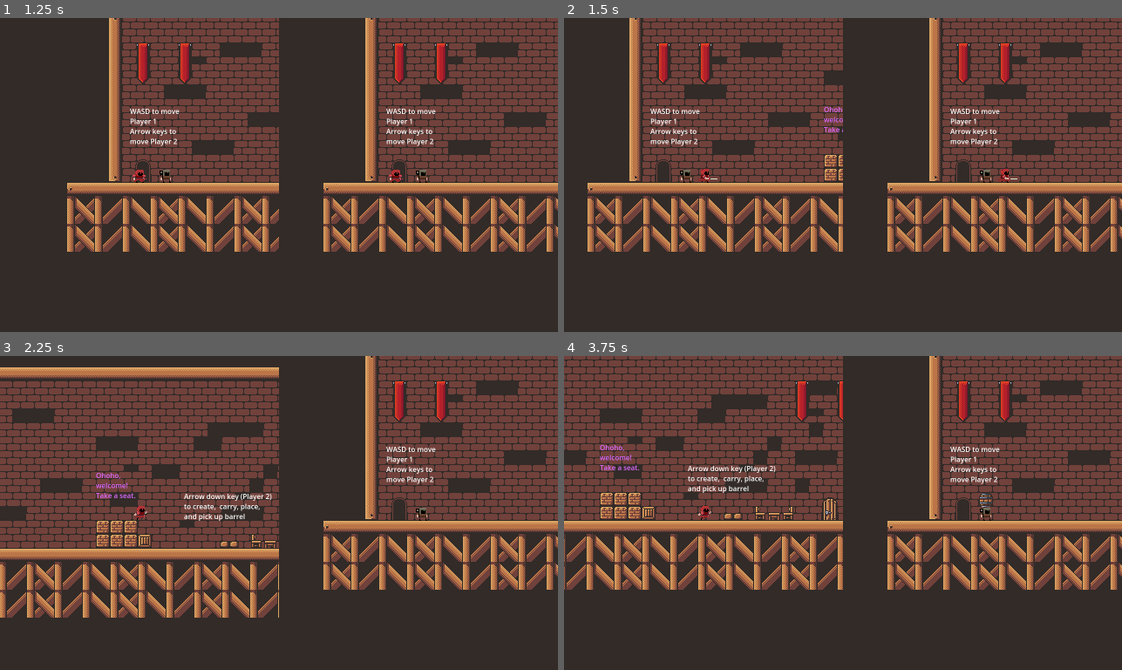
Above: before the commit, frames 1-4 (two rows, left to right).
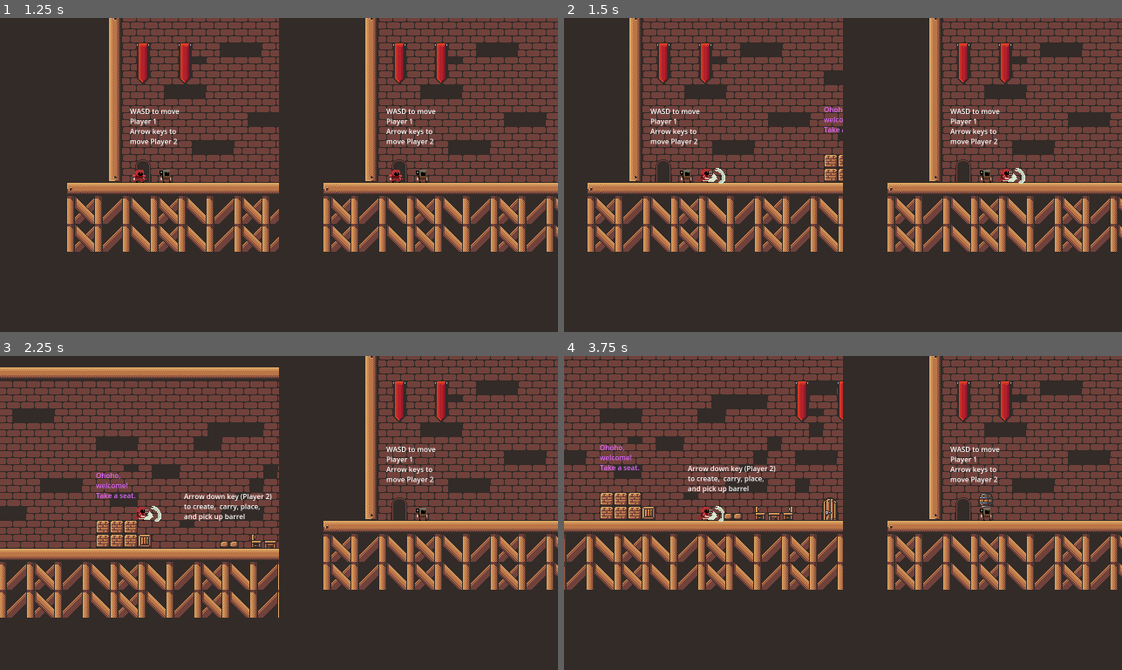
Above: after the commit, the same moments.

Repository: Darr3n2GG/Puzzle-Knights-2P-
Game: Godot game, scene res://Scenes/Main Menu/main_menu.tscn
The game is run twice, just before and just after one commit, with the same random seed, the same clock (stepped at 60 frames per second) and the same inputs. Sound files missing from this copy of the repository are replaced by a short silence.
Inputs:
- Up to frame 1 (1.25 s): click "Start Game" at 0.5 s
- Up to frame 2 (1.5 s): tap Enter at 1.25 s; hold D (1Right) from 1.28 s (still down); tap C (1Attack) at 1.35 s
- Up to frame 3 (2.25 s): keep holding D (1Right); tap W (1Up) at 1.52 s; tap C (1Attack) at 2.1 s
- Up to frame 4 (3.75 s): tap W (1Up) at 2.27 s; release D (1Right) at 2.78 s; hold A (1Left) 2.78-3.53 s; tap Down (2PlaceOrCarry) at 2.85 s; tap C (1Attack) at 3.05, 3.6 s; hold D (1Right) from 3.53 s (still down)

Frame 1 is identical in both runs. In frame 2, 0.1% of the frame differs, in the area x 24-83%, y 47-53%; in frame 3, 0.1%; in frame 4, 0.1%.
Error in both runs: Cannot call method 'get_child' on a null value. (res://Resources/Global.gd:15)

Commit message:
failed gpu particle experimentation
-added slash particle effect (will not use for now)
-tweaked script of player and main menu
-fixed issue where attack animation would keep running even though attack frames have ended

Diff:
--- a/Characters/Players/Player 1/P1_Attack.gd
+++ b/Characters/Players/Player 1/P1_Attack.gd
@@ -11,7 +11,7 @@
 	hurtbox.monitoring = false
 
 func _physics_process(_delta) -> void:
-	if Input.is_action_just_pressed("1Attack") and attack_cooldown.is_stopped(): #haha bug fixed
+	if Input.is_action_just_pressed("1Attack") and attack_cooldown.is_stopped() and is_attacking.is_stopped(): #haha bug fixed
 		get_parent().is_attacking = true
 		hurtbox.monitoring = true
 		is_attacking.start()
--- a/Characters/Players/Player 1/player_1.tscn
+++ b/Characters/Players/Player 1/player_1.tscn
@@ -11,6 +11,9 @@
 [ext_resource type="Texture2D" uid="uid://cidmjb7fj1cwo" path="res://Imports/CK/CK attack slash.png" id="7_2ui1b"]
 [ext_resource type="Script" path="res://Characters/Players/Player 1/P1_Attack.gd" id="7_55mj7"]
 [ext_resource type="PackedScene" uid="uid://c8f6t6wa8tuwh" path="res://Resources/Component/Hurtbox_Component.tscn" id="8_p584q"]
+[ext_resource type="Shader" path="res://Characters/Players/Player 1/player_1_test_slash.gdshader" id="12_jtixq"]
+[ext_resource type="Texture2D" uid="uid://bb4sc80bfbh5b" path="res://Imports/small_slash_FX.png" id="13_kcgyf"]
+[ext_resource type="Texture2D" uid="uid://mck5gnr74fm2" path="res://Imports/small_slash_FX_LEFT.png" id="14_4i8j5"]
 
 [sub_resource type="AtlasTexture" id="AtlasTexture_wdvxx"]
 atlas = ExtResource("3_av1ip")
@@ -126,7 +129,7 @@
 }],
 "loop": false,
 "name": &"attack front",
-"speed": 40.0
+"speed": 15.0
 }, {
 "frames": [{
 "duration": 1.0,
@@ -253,7 +256,7 @@
 }],
 "loop": false,
 "name": &"slash",
-"speed": 40.0
+"speed": 20.0
 }]
 
 [sub_resource type="RectangleShape2D" id="RectangleShape2D_0m543"]
@@ -264,6 +267,30 @@
 
 [sub_resource type="RectangleShape2D" id="RectangleShape2D_ah4og"]
 size = Vector2(27, 18)
+
+[sub_resource type="Gradient" id="Gradient_bjqbm"]
+
+[sub_resource type="GradientTexture1D" id="GradientTexture1D_0h1qe"]
+gradient = SubResource("Gradient_bjqbm")
+
+[sub_resource type="ShaderMaterial" id="ShaderMaterial_ilwnl"]
+shader = ExtResource("12_jtixq")
+shader_parameter/lifetime_gradient = SubResource("GradientTexture1D_0h1qe")
+shader_parameter/tone_mapping = SubResource("GradientTexture1D_0h1qe")
+
+[sub_resource type="Gradient" id="Gradient_sm7f3"]
+offsets = PackedFloat32Array(0.231293, 0.741497)
+colors = PackedColorArray(0, 0, 0, 0, 1, 1, 1, 1)
+
+[sub_resource type="GradientTexture1D" id="GradientTexture1D_ru47s"]
+gradient = SubResource("Gradient_sm7f3")
+
+[sub_resource type="ParticleProcessMaterial" id="ParticleProcessMaterial_2236n"]
+particle_flag_disable_z = true
+gravity = Vector3(0, 0, 0)
+orbit_velocity_min = 0.0
+orbit_velocity_max = 0.0
+color_ramp = SubResource("GradientTexture1D_ru47s")
 
 [node name="Player 1" type="CharacterBody2D" groups=["player"]]
 collision_mask = 6
@@ -315,12 +342,39 @@
 knockback_strength_x = 2.0
 
 [node name="IsAttacking" type="Timer" parent="P1_Attack"]
-wait_time = 0.1
+wait_time = 0.2
 one_shot = true
 
 [node name="Attack_Cooldown" type="Timer" parent="P1_Attack"]
-wait_time = 0.05
+wait_time = 0.2
 one_shot = true
+
+[node name="FX" type="Node2D" parent="."]
+process_mode = 4
+visible = false
+scale = Vector2(0.5, 0.5)
+
+[node name="slash FX R" type="GPUParticles2D" parent="FX"]
+material = SubResource("ShaderMaterial_ilwnl")
+use_parent_material = true
+position = Vector2(38, 0)
+emitting = false
+amount = 1
+process_material = SubResource("ParticleProcessMaterial_2236n")
+texture = ExtResource("13_kcgyf")
+lifetime = 0.2
+local_coords = true
+
+[node name="slash FX L" type="GPUParticles2D" parent="FX"]
+material = SubResource("ShaderMaterial_ilwnl")
+use_parent_material = true
+position = Vector2(-38, 0)
+emitting = false
+amount = 1
+process_material = SubResource("ParticleProcessMaterial_2236n")
+texture = ExtResource("14_4i8j5")
+lifetime = 0.2
+local_coords = true
 
 [connection signal="area_entered" from="Hurtbox_Component" to="P1_Attack" method="_on_hurtbox_component_area_entered"]
 [connection signal="timeout" from="P1_Attack/IsAttacking" to="P1_Attack" method="_on_is_attacking_timeout"]
--- /dev/null
+++ b/Characters/Players/Player 1/player_1_test_slash.gdshader
@@ -0,0 +1,17 @@
+shader_type canvas_item;
+
+uniform sampler2D lifetime_gradient;
+uniform sampler2D tone_mapping;
+
+void fragment() {
+	float particle_life = COLOR.r;
+	vec4 base_color = texture(TEXTURE,UV);
+	base_color += texture(tone_mapping, base_color.rr);
+	float appearance_state = particle_life * 2.0 - UV.x * 0.3;
+	if (appearance_state > 0.0){
+		COLOR = texture(lifetime_gradient, vec2(appearance_state)) * base_color;
+	}
+	else {
+		COLOR.a = 0.0;
+	}
+}
--- a/Characters/Players/Player.gd
+++ b/Characters/Players/Player.gd
@@ -4,8 +4,7 @@
 
 @onready var anim : AnimatedSprite2D = $Animation
 @onready var spawn_point : Vector2 = global_position
-var run_effect = null
-var jump_effect = null
+#var slash_FX : GPUParticles2D = null
 
 #coyote jump mechanic
 var coyotetimer : float = 0.0
@@ -18,6 +17,7 @@
 ##check if attack or place/carry block animation is being played
 var alt_animation : bool = false
 var is_attacking : bool = false
+var has_played : bool = false
 
 @export var speed : float = 200.0
 @export var jump_vel : float = -300.0
@@ -30,6 +30,10 @@
 
 ##Control resource for two player controls, resources using control.gd can be dragged to this variable in th editor
 @export var controls : controls = null
+
+#func _ready() -> void:
+#	if controls.player_index == 0:
+#		slash_FX = $"FX/slash FX R"
 
 func _physics_process(delta) -> void:
 	if not is_on_floor():
@@ -121,7 +125,7 @@
 				if slash.frame == 3:
 					slash.visible = false
 					alt_animation = false
-					print("hi")
+#					print("hi")
 		else:
 			alt_animation = false
 	else:
--- a/Puzzle Components/Door/door.gd
+++ b/Puzzle Components/Door/door.gd
@@ -3,7 +3,12 @@
 @onready var output_class = Output_Puzzle.new()
 @export var move_direction : float = 1.0
 @export var offset = Vector2(0, 0)
-@export var duration = 0.0
+@export var duration : float = 0.0
+@export var killable : bool = true
+
+func _ready() -> void:
+	if not killable:
+		$AnimatableBody2D/Hurtbox_Component.monitoring = false
 
 func _on_recieve_input(is_activated : bool) -> void:
 	output_class.activated = is_activated
--- a/Puzzle Components/Exit Door/Door_Sound.gd
+++ b/Puzzle Components/Exit Door/Door_Sound.gd
@@ -2,7 +2,7 @@
 
 
 func _connect(door: bool):
-	var audio: AudioStream = preload("res://Imports/Castle Door Open - QuickSounds.com.mp3")
+	var audio: AudioStream = preload("res://Music/SFX/Castle Door Open - QuickSounds.com.mp3")
 	self.set_stream(audio)
 	if door ==  true:
 		play()
--- a/Scenes/Ambience.gd
+++ b/Scenes/Ambience.gd
@@ -7,7 +7,7 @@
 	play_music()
 
 func play_music() -> void:
-	music = get_child(randf_range(0,2))
+	music = get_child(randi_range(0,3))
 	stream = music.stream
 	play()
 
--- a/Scenes/Levels/level_5.tscn
+++ b/Scenes/Levels/level_5.tscn
@@ -88,6 +88,7 @@
 scale = Vector2(0.075, 1)
 offset = Vector2(0, -100)
 duration = 1.0
+killable = false
 
 [node name="pressure plate2" parent="." node_paths=PackedStringArray("puzzle_array") instance=ExtResource("4_magxq")]
 position = Vector2(-39, -211)
--- a/Scenes/Main Menu/main_menu.gd
+++ b/Scenes/Main Menu/main_menu.gd
@@ -11,6 +11,7 @@
 	quit_button.button_down.connect(on_quit_pressed)
 
 func on_start_pressed() -> void: #When clicked on start button
+	$Main_menu_theme.stop()
 	get_tree().change_scene_to_packed(start_level)
 	global.setup_level()
 
--- a/Scenes/Main Menu/main_menu.tscn
+++ b/Scenes/Main Menu/main_menu.tscn
@@ -79,6 +79,6 @@
 layout_mode = 2
 text = "Quit Game"
 
-[node name="AudioStreamPlayer" type="AudioStreamPlayer" parent="."]
+[node name="Main_menu_theme" type="AudioStreamPlayer" parent="."]
 stream = ExtResource("3_6n1h6")
 autoplay = true
Not shown: 1 places in Characters/Players/Player 1/player_1.tscn that only renumber resources
Binary file added: Imports/small_slash_FX.png
Not shown, added: Imports/small_slash_FX.png.import
Binary file added: Imports/small_slash_FX_LEFT.png
Not shown, added: Imports/small_slash_FX_LEFT.png.import
Not shown: 1 places in Scenes/Levels/level_4.tscn that only renumber resources
Not shown: 1 places in Scenes/Levels/level_5.tscn that only renumber resources
Not shown, added: Imports/small_slash_FX.png~
Not shown, added: Imports/small_slash_FX_LEFT.png~
